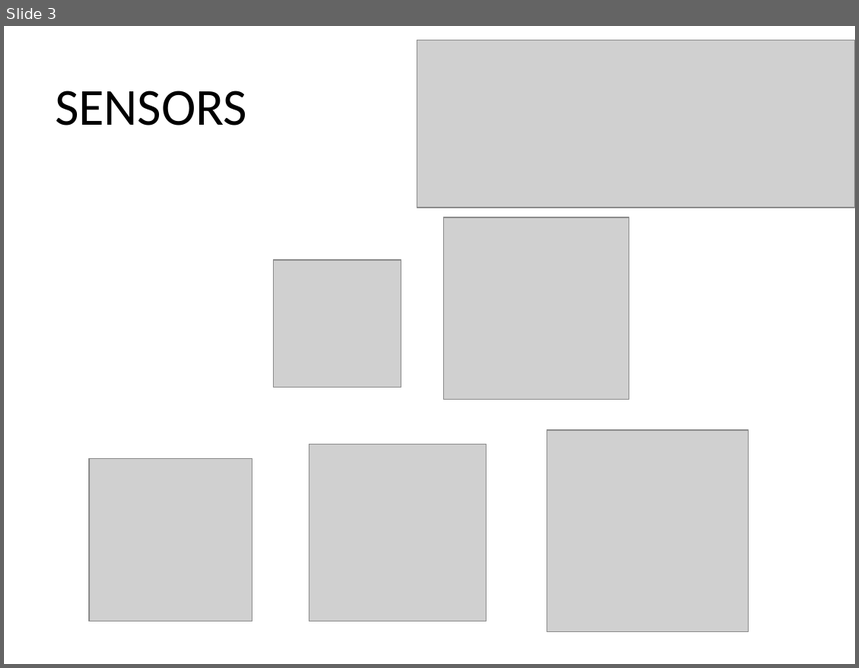
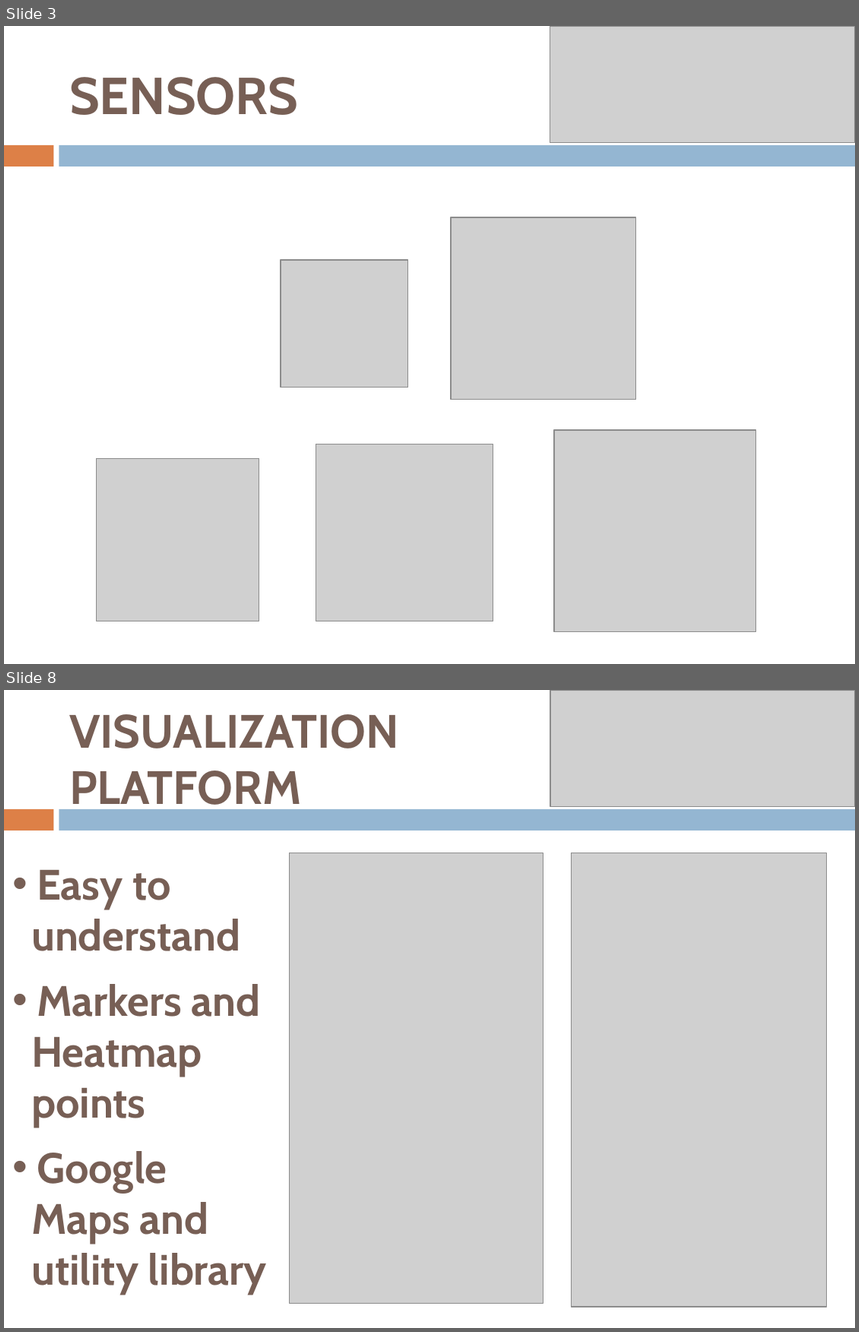
Before and after one commit to SergioAlmendros/A-bottom-up-sensor-testbed, a slide deck: Presentation/presentation.pptx. Shown one above the other, each under a label of ours: slide 3 before the commit, slides 3 and 8 after it; the slides between them are not shown. The pictures are 859x668 and 859x1332 pixels, drawn with LibreOffice and Linux fonts; fonts in the diff are those of the drawing; grey boxes stand for pictures. Boxes give left, top, right and bottom in pixels: in the first picture for what was removed or moved away, otherwise in the second. Text is boxed around its words. In the diff, an @@ line names an element or a change of style, - is before the commit and + after.

```diff
--- a/Presentation/presentation.pptx
+++ b/Presentation/presentation.pptx
@@ slide 8 added at [4, 690, 855, 1328], background #FFFFFF; not listed: 2 template elements that a slide beside it also shows @@
@@ picture added at [550, 690, 855, 806] @@
@@ title added at [69, 714, 399, 815], 39.6 pt, text #775F55, bold @@
+VISUALIZATION
+PLATFORM
@@ text added at [31, 870, 267, 1295], 36 pt, text #775F55, bold @@
+• Easy to
+understand
+• Markers and
+Heatmap
+points
+• Google
+Maps and
+utility library
@@ picture added at [290, 853, 544, 1304] @@
@@ picture added at [572, 853, 827, 1307] @@
@@ slide 3 changed as well @@
@@ title "SENSORS": place and size @@
-title "SENSORS" at [55, 91, 247, 126]
+title "SENSORS" at [69, 77, 298, 115]
@@ title "SENSORS" at [69, 77, 298, 115]: font Calibri to Cabin, text colour #000000 to #775F55, bold on @@
@@ picture: place and size @@
-picture at [417, 40, 855, 208]
+picture at [550, 26, 855, 142]
@@ rectangle added at [4, 145, 53, 167], fill #DD8047 @@
@@ rectangle added at [59, 145, 855, 167], fill #94B6D2 @@
@@ 5 pictures: place and size @@
-5 pictures at [89, 218, 749, 632]
+5 pictures at [96, 218, 756, 632]
```
Also in this commit, not shown: 6 other slides changed, 5 other slides added, 5 slides removed, 1 other file.
